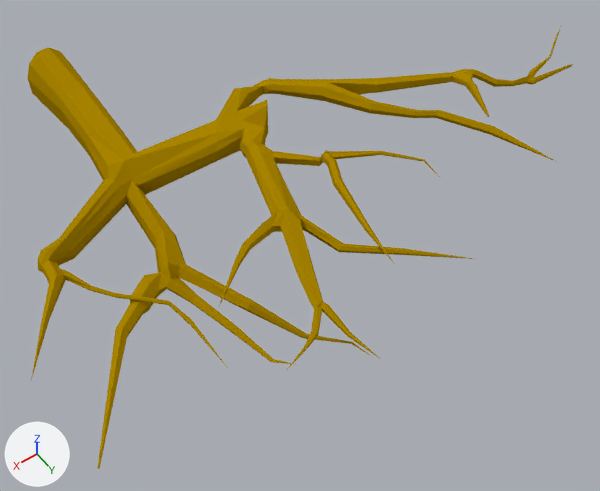
What one commit did to the Blender file blend/jacaranda.blend.
Before and after are seen from a 50 mm lens placed at (37.5, 135.6, 107.5), pointed at (-16.5, 61.0, -5.3). Arrows for +X, +Y and +Z are at lower left; the lights stay in place.

Names of what the first picture shows: 'AuxiliarM', 'GaDDTerD', 'GaDSecD', 'GaPrD', 'GaPrcE', 'GaPrcM', 'GaQuaEDD', 'GaQuaEDE', 'GaQuaEEED', 'GaQuaEEEE', 'GaQuiEDDD', 'GaQuiEDDE', 'GaQuiEDDM', 'GaQuiEDED', 'GaQuiEDEE', 'GaQuiEEEEE', 'GaSecED', 'GaSecEE', 'GaTerEDD', 'GaTerEEE', 'Tronco'.
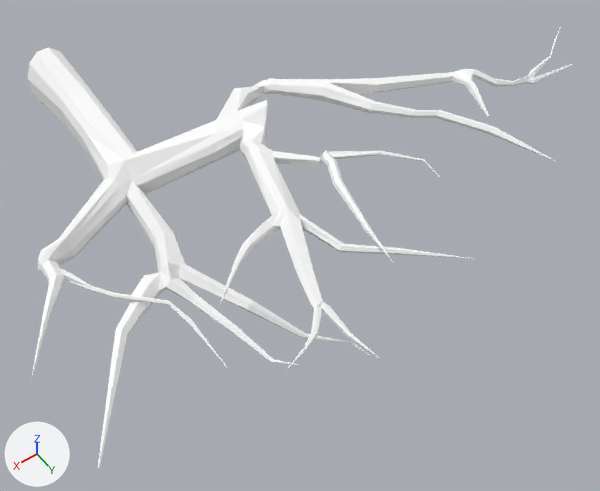
The change, as a diff of the scene's bpy script:
```diff
--- a/blend/jacaranda.blend.py
+++ b/blend/jacaranda.blend.py
@@ mat_material @@
 mat_material = diffuse_material('Material')
-mat_material.base_color = (0.398, 0.235, 0.0)  # yellow #a98500
+mat_material.base_color = (1.0, 1.0, 1.0)  # white #ffffff
```

Boxes (x1, y1, x2, y2) around the edits, measured in the pictures (600 x 491 px):
'GaPrcM', recoloured (yellow to white): (98, 232, 371, 469) in both
'Tronco', recoloured (yellow to white): (27, 47, 137, 180) in both
'GaPrcE', recoloured (yellow to white): (125, 111, 243, 195) in both
'GaPrD', recoloured (yellow to white): (42, 178, 127, 266) in both
'GaQuiEDDM', recoloured (yellow to white): (272, 207, 379, 368) in both
'GaQuaEEED', recoloured (yellow to white): (322, 83, 559, 163) in both
'GaQuaEDD', recoloured (yellow to white): (240, 140, 301, 215) in both
'AuxiliarM', recoloured (yellow to white): (105, 160, 174, 248) in both
'GaQuaEEEE', recoloured (yellow to white): (329, 72, 453, 95) in both
'GaTerEEE', recoloured (yellow to white): (242, 78, 334, 105) in both
'GaDSecD', recoloured (yellow to white): (38, 250, 228, 368) in both
'GaQuiEEEEE', recoloured (yellow to white): (452, 25, 573, 117) in both
'GaQuiEDDE', recoloured (yellow to white): (301, 215, 474, 259) in both
'GaQuiEDED', recoloured (yellow to white): (319, 150, 394, 263) in both
'GaQuiEDDD', recoloured (yellow to white): (218, 207, 287, 308) in both
'GaDDTerD', recoloured (yellow to white): (31, 275, 66, 380) in both
'GaSecED', recoloured (yellow to white): (237, 100, 268, 137) in both
'GaSecEE', recoloured (yellow to white): (216, 88, 252, 120) in both
'GaQuaEDE', recoloured (yellow to white): (272, 151, 320, 166) in both
'GaQuiEDEE', recoloured (yellow to white): (328, 151, 440, 177) in both
'GaTerEDD', recoloured (yellow to white): (240, 127, 266, 147) in both
